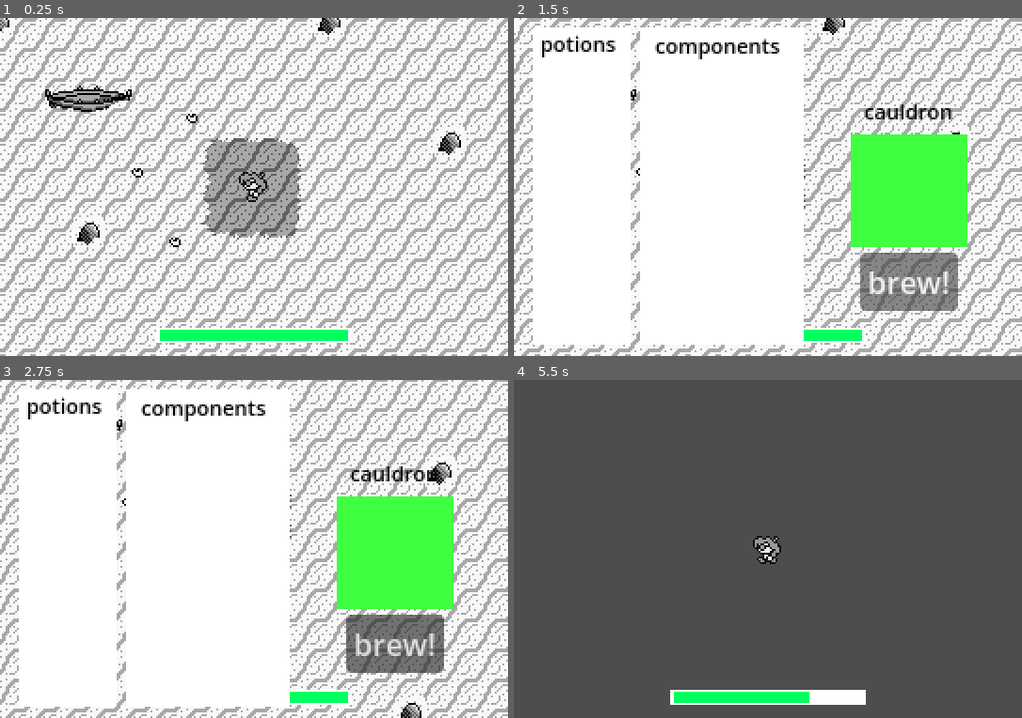
Above: before the commit, frames 1-4 (two rows, left to right).
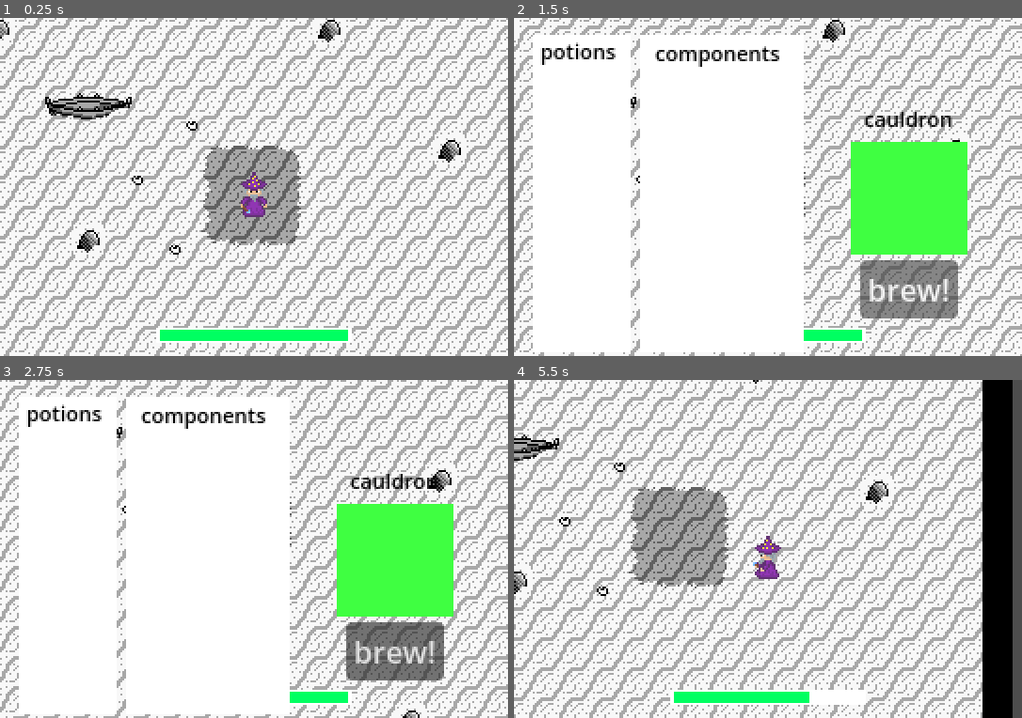
Above: after the commit, the same moments.

Repository: lillbro64/MVP-hackathon
Game: Godot game, scene res://Scenes/gameplay.tscn
Same seed, same stepped clock (60 frames per second), same inputs: the game is played once before the commit and once after it.
Inputs (mouse positions are in pixels of both pictures, inside the frame that each line leads up to):
- Up to frame 1 (0.25 s): no input
- Up to frame 2 (1.5 s): tap Enter at 0.5 s; move the mouse to (879, 170) at 0.52 s; hold D (right) 0.53-1.25 s; tap Space (space) at 0.6 s; click "brew!" at 1.25 s
- Up to frame 3 (2.75 s): tap Space (space) at 2, 2.3 s; move the mouse to (152, 565) at 2.02 s; hold S (down) from 2.03 s (still down); click (152, 565) at 2.1 s
- Up to frame 4 (5.5 s): tap Enter at 2.75, 5 s; move the mouse to (818, 474) at 2.77 s; release S (down) at 2.78 s; hold D (right) 2.78-3.53 s; hold X (run) 2.78-3.53 s; tap Space (space) at 3.05, 3.6, 4.25, 4.35, 5.3 s; move the mouse to (742, 616) at 3.52 s; hold W (up) 3.53-4.28 s; move the mouse to (920, 599) at 4.27 s; hold A (left) from 4.28 s (still down); move the mouse to (615, 498) at 5.02 s; click (615, 498) at 5.1 s

The runs differ from the first frame. In frame 1, 49% of the frame differs, in the area x 0-100%, y 0-100%; in frame 2, 25%; in frame 3, 25%; in frame 4, 95%, in the area x 0-99%, y 0-100%.

Commit message:
erm what the sigma (nothing important)

Diff:
--- /dev/null
+++ b/Components/base_potion.gd
@@ -0,0 +1,7 @@
+extends Resource
+class_name Potion
+
+@export var sprite: String
+@export var value: int
+@export var effects: Array[String]
+@export var s_effect: String
--- a/Scenes/cauld_component.tscn
+++ b/Scenes/cauld_component.tscn
@@ -6,14 +6,24 @@
 [sub_resource type="CircleShape2D" id="CircleShape2D_jmrt5"]
 radius = 4.1231055
 
-[node name="CauldComponent" type="Sprite2D" unique_id=26576875]
-texture = ExtResource("1_xksdv")
+[sub_resource type="CircleShape2D" id="CircleShape2D_sfi5c"]
+radius = 3.1622777
+
+[node name="CauldComponent" type="CharacterBody2D" unique_id=274748752 groups=["c-components"]]
 script = ExtResource("2_jmrt5")
 
-[node name="Area2D" type="Area2D" parent="." unique_id=1591860106]
+[node name="Sprite" type="Sprite2D" parent="." unique_id=26576875 groups=["c-components"]]
+z_index = 10
+texture = ExtResource("1_xksdv")
 
-[node name="CollisionShape2D" type="CollisionShape2D" parent="Area2D" unique_id=1518816384]
+[node name="Area2D" type="Area2D" parent="Sprite" unique_id=1591860106]
+z_index = 1
+
+[node name="CollisionShape2D" type="CollisionShape2D" parent="Sprite/Area2D" unique_id=1518816384]
 shape = SubResource("CircleShape2D_jmrt5")
 
-[connection signal="mouse_entered" from="Area2D" to="." method="_on_area_2d_mouse_entered"]
-[connection signal="mouse_exited" from="Area2D" to="." method="_on_area_2d_mouse_exited"]
+[node name="CollisionShape2D" type="CollisionShape2D" parent="." unique_id=250257017]
+shape = SubResource("CircleShape2D_sfi5c")
+
+[connection signal="mouse_entered" from="Sprite/Area2D" to="." method="_on_area_2d_mouse_entered"]
+[connection signal="mouse_exited" from="Sprite/Area2D" to="." method="_on_area_2d_mouse_exited"]
--- a/Scenes/cauldron_ui.gd
+++ b/Scenes/cauldron_ui.gd
@@ -2,6 +2,7 @@
 
 var component = preload("res://Scenes/cauld_component.tscn")
 var player
+var component_storage: Array[Component]
 
 # Called when the node enters the scene tree for the first time.
 func _ready() -> void:
@@ -14,12 +15,28 @@
 		i.queue_free()
 	for i in ComponentTracker.component_stack:
 		var instance = component.instantiate()
-		instance.texture = load(i.sprite)
+		instance.sprite = i.sprite
+		instance.comp_data = i
+		instance.in_stack = ComponentTracker.component_stack.find(i)
 		instance.position.y = $Control/Control2.position.y + 66 + randi_range(0,148)
 		instance.position.x = $Control/Control2.position.x + 65 + randi_range(0, 80)
-		prints(str($Control/Control2.position))
 		$Control/Control2.add_child.call_deferred(instance)
 
 # Called every frame. 'delta' is the elapsed time since the previous frame.
 func _process(_delta: float) -> void:
 	pass
+
+
+func _on_button_pressed() -> void:
+	prints(str(component_storage))
+
+
+func _on_area_2d_body_entered(body: Node2D) -> void:
+	if body.is_in_group("c-components"):
+		component_storage.append(body.comp_data)
+
+
+
+func _on_component_checker_body_exited(body: Node2D) -> void:
+	if body.is_in_group("c-components"):
+		component_storage.remove_at(component_storage.find(body.comp_data))
--- a/Scenes/cauldron_ui.tscn
+++ b/Scenes/cauldron_ui.tscn
@@ -23,6 +23,13 @@
 size_flags_vertical = 8
 mouse_filter = 2
 script = ExtResource("1_ri8xj")
+
+[node name="ComponentChecker" type="Area2D" parent="." unique_id=1680700161]
+z_index = 10
+position = Vector2(75, 2)
+
+[node name="CollisionShape2D" type="CollisionShape2D" parent="ComponentChecker" unique_id=1886527340]
+shape = SubResource("RectangleShape2D_e36e1")
 
 [node name="Control" type="Control" parent="." unique_id=1238576188]
 layout_mode = 1
@@ -117,12 +124,6 @@
 mouse_filter = 2
 color = Color(0.24705882, 1, 0.25490198, 1)
 
-[node name="Area2D" type="Area2D" parent="Control/ColorRect3" unique_id=1680700161]
-position = Vector2(31, 30)
-
-[node name="CollisionShape2D" type="CollisionShape2D" parent="Control/ColorRect3/Area2D" unique_id=1886527340]
-shape = SubResource("RectangleShape2D_e36e1")
-
 [node name="Label3" type="Label" parent="Control/ColorRect3" unique_id=1241695986]
 layout_mode = 0
 offset_left = 7.0
@@ -151,3 +152,7 @@
 
 [node name="CanvasLayer" type="CanvasLayer" parent="." unique_id=601199690]
 layer = 2
+
+[connection signal="body_entered" from="ComponentChecker" to="." method="_on_area_2d_body_entered"]
+[connection signal="body_exited" from="ComponentChecker" to="." method="_on_component_checker_body_exited"]
+[connection signal="pressed" from="Control/ColorRect3/Button" to="." method="_on_button_pressed"]
--- a/Scenes/player.tscn
+++ b/Scenes/player.tscn
@@ -1,79 +1,106 @@
 [gd_scene format=3 uid="uid://1tl7sn1mrcr7"]
 
 [ext_resource type="Script" uid="uid://bccqd23w3qn2w" path="res://Scripts/player.gd" id="1_onrkg"]
-[ext_resource type="Texture2D" uid="uid://dvwoc440dulje" path="res://PlaceholderAssets/Visuals/GBSabelOverworld1-export.png" id="2_i3pqv"]
+[ext_resource type="Texture2D" uid="uid://s6k5ya5ygna5" path="res://Sprites/Wizard Walk Backward.png" id="2_x3wgy"]
+[ext_resource type="Texture2D" uid="uid://8jktiyl5gnnd" path="res://Sprites/Wizard Walk Forward.png" id="3_3smsa"]
 [ext_resource type="PackedScene" uid="uid://bn6bgp7htt2l5" path="res://Scenes/cauldron_ui.tscn" id="3_6t5aa"]
-
-[sub_resource type="AtlasTexture" id="AtlasTexture_0m7cd"]
-atlas = ExtResource("2_i3pqv")
-region = Rect2(17, 0, 16, 16)
-
-[sub_resource type="AtlasTexture" id="AtlasTexture_2ihbs"]
-atlas = ExtResource("2_i3pqv")
-region = Rect2(68, 0, 16, 16)
-
-[sub_resource type="AtlasTexture" id="AtlasTexture_1qy1k"]
-atlas = ExtResource("2_i3pqv")
-region = Rect2(102, 0, 16, 16)
-
-[sub_resource type="AtlasTexture" id="AtlasTexture_3n40r"]
-atlas = ExtResource("2_i3pqv")
-region = Rect2(136, 0, 16, 16)
-
-[sub_resource type="AtlasTexture" id="AtlasTexture_45aep"]
-atlas = ExtResource("2_i3pqv")
-region = Rect2(0, 0, 16, 16)
-
-[sub_resource type="AtlasTexture" id="AtlasTexture_tyrfw"]
-atlas = ExtResource("2_i3pqv")
-region = Rect2(17, 0, 16, 16)
-
-[sub_resource type="AtlasTexture" id="AtlasTexture_eod45"]
-atlas = ExtResource("2_i3pqv")
-region = Rect2(34, 0, 16, 16)
-
-[sub_resource type="AtlasTexture" id="AtlasTexture_nwk8b"]
-atlas = ExtResource("2_i3pqv")
-region = Rect2(102, 0, 16, 16)
-
-[sub_resource type="AtlasTexture" id="AtlasTexture_x2ust"]
-atlas = ExtResource("2_i3pqv")
-region = Rect2(119, 0, 16, 16)
-
-[sub_resource type="AtlasTexture" id="AtlasTexture_7y1a3"]
-atlas = ExtResource("2_i3pqv")
-region = Rect2(136, 0, 16, 16)
-
-[sub_resource type="AtlasTexture" id="AtlasTexture_eglai"]
-atlas = ExtResource("2_i3pqv")
-region = Rect2(153, 0, 16, 16)
-
-[sub_resource type="AtlasTexture" id="AtlasTexture_m1ld8"]
-atlas = ExtResource("2_i3pqv")
-region = Rect2(51, 0, 16, 16)
-
-[sub_resource type="AtlasTexture" id="AtlasTexture_2em84"]
-atlas = ExtResource("2_i3pqv")
-region = Rect2(68, 0, 16, 16)
-
-[sub_resource type="AtlasTexture" id="AtlasTexture_0kugc"]
-atlas = ExtResource("2_i3pqv")
-region = Rect2(85, 0, 16, 16)
+[ext_resource type="Texture2D" uid="uid://bnks7eo63o30f" path="res://Sprites/Wizard Walk Left.png" id="4_8erm5"]
+[ext_resource type="Texture2D" uid="uid://b0dvf45oi1p84" path="res://Sprites/Wizard Walk Right.png" id="5_f1ek2"]
+
+[sub_resource type="AtlasTexture" id="AtlasTexture_tx1dd"]
+atlas = ExtResource("2_x3wgy")
+region = Rect2(0, 0, 16, 24)
+
+[sub_resource type="AtlasTexture" id="AtlasTexture_gymyn"]
+atlas = ExtResource("3_3smsa")
+region = Rect2(0, 0, 16, 24)
+
+[sub_resource type="AtlasTexture" id="AtlasTexture_pu2lt"]
+atlas = ExtResource("4_8erm5")
+region = Rect2(0, 0, 16, 24)
+
+[sub_resource type="AtlasTexture" id="AtlasTexture_ukyrk"]
+atlas = ExtResource("5_f1ek2")
+region = Rect2(0, 0, 16, 24)
+
+[sub_resource type="AtlasTexture" id="AtlasTexture_7dp3o"]
+atlas = ExtResource("2_x3wgy")
+region = Rect2(0, 0, 16, 24)
+
+[sub_resource type="AtlasTexture" id="AtlasTexture_h4iuc"]
+atlas = ExtResource("2_x3wgy")
+region = Rect2(16, 0, 16, 24)
+
+[sub_resource type="AtlasTexture" id="AtlasTexture_fd4e3"]
+atlas = ExtResource("2_x3wgy")
+region = Rect2(32, 0, 16, 24)
+
+[sub_resource type="AtlasTexture" id="AtlasTexture_qqcod"]
+atlas = ExtResource("2_x3wgy")
+region = Rect2(48, 0, 16, 24)
+
+[sub_resource type="AtlasTexture" id="AtlasTexture_igrcy"]
+atlas = ExtResource("4_8erm5")
+region = Rect2(0, 0, 16, 24)
+
+[sub_resource type="AtlasTexture" id="AtlasTexture_fs7ks"]
+atlas = ExtResource("4_8erm5")
+region = Rect2(16, 0, 16, 24)
+
+[sub_resource type="AtlasTexture" id="AtlasTexture_l6n3p"]
+atlas = ExtResource("4_8erm5")
+region = Rect2(32, 0, 16, 24)
+
+[sub_resource type="AtlasTexture" id="AtlasTexture_olqyp"]
+atlas = ExtResource("4_8erm5")
+region = Rect2(48, 0, 16, 24)
+
+[sub_resource type="AtlasTexture" id="AtlasTexture_wpjfl"]
+atlas = ExtResource("5_f1ek2")
+region = Rect2(0, 0, 16, 24)
+
+[sub_resource type="AtlasTexture" id="AtlasTexture_bi64h"]
+atlas = ExtResource("5_f1ek2")
+region = Rect2(16, 0, 16, 24)
+
+[sub_resource type="AtlasTexture" id="AtlasTexture_2ijsl"]
+atlas = ExtResource("5_f1ek2")
+region = Rect2(32, 0, 16, 24)
+
+[sub_resource type="AtlasTexture" id="AtlasTexture_p1odr"]
+atlas = ExtResource("5_f1ek2")
+region = Rect2(48, 0, 16, 24)
+
+[sub_resource type="AtlasTexture" id="AtlasTexture_0gysh"]
+atlas = ExtResource("3_3smsa")
+region = Rect2(0, 0, 16, 24)
+
+[sub_resource type="AtlasTexture" id="AtlasTexture_vfarp"]
+atlas = ExtResource("3_3smsa")
+region = Rect2(16, 0, 16, 24)
+
+[sub_resource type="AtlasTexture" id="AtlasTexture_y6uwr"]
+atlas = ExtResource("3_3smsa")
+region = Rect2(32, 0, 16, 24)
+
+[sub_resource type="AtlasTexture" id="AtlasTexture_83xs0"]
+atlas = ExtResource("3_3smsa")
+region = Rect2(48, 0, 16, 24)
 
 [sub_resource type="SpriteFrames" id="SpriteFrames_hwi80"]
 animations = [{
 "frames": [{
 "duration": 1.0,
-"texture": SubResource("AtlasTexture_0m7cd")
-}, {
-"duration": 1.0,
-"texture": SubResource("AtlasTexture_2ihbs")
-}, {
-"duration": 1.0,
-"texture": SubResource("AtlasTexture_1qy1k")
-}, {
-"duration": 1.0,
-"texture": SubResource("AtlasTexture_3n40r")
+"texture": SubResource("AtlasTexture_tx1dd")
+}, {
+"duration": 1.0,
+"texture": SubResource("AtlasTexture_gymyn")
+}, {
+"duration": 1.0,
+"texture": SubResource("AtlasTexture_pu2lt")
+}, {
+"duration": 1.0,
+"texture": SubResource("AtlasTexture_ukyrk")
 }],
 "loop": true,
 "name": &"default",
@@ -81,16 +108,16 @@
 }, {
 "frames": [{
 "duration": 1.0,
-"texture": SubResource("AtlasTexture_45aep")
-}, {
-"duration": 1.0,
-"texture": SubResource("AtlasTexture_tyrfw")
-}, {
-"duration": 1.0,
-"texture": SubResource("AtlasTexture_eod45")
-}, {
-"duration": 1.0,
-"texture": SubResource("AtlasTexture_tyrfw")
+"texture": SubResource("AtlasTexture_7dp3o")
+}, {
+"duration": 1.0,
+"texture": SubResource("AtlasTexture_h4iuc")
+}, {
+"duration": 1.0,
+"texture": SubResource("AtlasTexture_fd4e3")
+}, {
+"duration": 1.0,
+"texture": SubResource("AtlasTexture_qqcod")
 }],
 "loop": true,
 "name": &"walk_down",
@@ -98,10 +125,16 @@
 }, {
 "frames": [{
 "duration": 1.0,
-"texture": SubResource("AtlasTexture_nwk8b")
-}, {
-"duration": 1.0,
-"texture": SubResource("AtlasTexture_x2ust")
+"texture": SubResource("AtlasTexture_igrcy")
+}, {
+"duration": 1.0,
+"texture": SubResource("AtlasTexture_fs7ks")
+}, {
+"duration": 1.0,
+"texture": SubResource("AtlasTexture_l6n3p")
+}, {
+"duration": 1.0,
+"texture": SubResource("AtlasTexture_olqyp")
 }],
 "loop": true,
 "name": &"walk_left",
@@ -109,10 +142,16 @@
 }, {
 "frames": [{
 "duration": 1.0,
-"texture": SubResource("AtlasTexture_7y1a3")
-}, {
-"duration": 1.0,
-"texture": SubResource("AtlasTexture_eglai")
+"texture": SubResource("AtlasTexture_wpjfl")
+}, {
+"duration": 1.0,
+"texture": SubResource("AtlasTexture_bi64h")
+}, {
+"duration": 1.0,
+"texture": SubResource("AtlasTexture_2ijsl")
+}, {
+"duration": 1.0,
+"texture": SubResource("AtlasTexture_p1odr")
 }],
 "loop": true,
 "name": &"walk_right",
@@ -120,16 +159,16 @@
 }, {
 "frames": [{
 "duration": 1.0,
-"texture": SubResource("AtlasTexture_m1ld8")
-}, {
-"duration": 1.0,
-"texture": SubResource("AtlasTexture_2em84")
-}, {
-"duration": 1.0,
-"texture": SubResource("AtlasTexture_0kugc")
-}, {
-"duration": 1.0,
-"texture": SubResource("AtlasTexture_2em84")
+"texture": SubResource("AtlasTexture_0gysh")
+}, {
+"duration": 1.0,
+"texture": SubResource("AtlasTexture_vfarp")
+}, {
+"duration": 1.0,
+"texture": SubResource("AtlasTexture_y6uwr")
+}, {
+"duration": 1.0,
+"texture": SubResource("AtlasTexture_83xs0")
 }],
 "loop": true,
 "name": &"walk_up",
@@ -142,9 +181,8 @@
 script = ExtResource("1_onrkg")
 
 [node name="AnimatedSprite2D" type="AnimatedSprite2D" parent="." unique_id=954142346]
-position = Vector2(-8, -8)
+position = Vector2(-8, -12)
 sprite_frames = SubResource("SpriteFrames_hwi80")
-animation = &"walk_left"
 centered = false
 
 [node name="Camera2D" type="Camera2D" parent="AnimatedSprite2D" unique_id=1916039330]
@@ -182,7 +220,7 @@
 offset_right = -40.0
 offset_bottom = -40.0
 
-[node name="CanvasLayer" parent="AnimatedSprite2D/Camera2D/UIHandler/CauldronUI" index="1" unique_id=601199690]
+[node name="CanvasLayer" parent="AnimatedSprite2D/Camera2D/UIHandler/CauldronUI" index="2" unique_id=601199690]
 visible = false
 
 [node name="CollisionShape2D" type="CollisionShape2D" parent="." unique_id=1967057914]
--- a/Scripts/Globals/component_tracker.gd
+++ b/Scripts/Globals/component_tracker.gd
@@ -7,5 +7,5 @@
 var player_value = 0
 var player_health = 100
 var player_stam_max = 100
-var player_speed_mod = 100
+var player_speed_mod = 2
 var player_strength = 0
--- /dev/null
+++ b/Scripts/Globals/potion_brewer.gd
@@ -0,0 +1,11 @@
+extends Node
+
+
+# Called when the node enters the scene tree for the first time.
+func _ready() -> void:
+	pass # Replace with function body.
+
+
+# Called every frame. 'delta' is the elapsed time since the previous frame.
+func _process(delta: float) -> void:
+	pass
--- a/Scripts/cauld_component.gd
+++ b/Scripts/cauld_component.gd
@@ -1,13 +1,14 @@
-extends Sprite2D
+extends Node2D
 
 var mouse_in = false
 var holding = false
+var sprite: String
 @export var comp_data: Component
 @export var in_stack: int
 
 # Called when the node enters the scene tree for the first time.
 func _ready() -> void:
-	pass # Replace with function body.
+	$Sprite.texture = load(sprite)
 
 
 # Called every frame. 'delta' is the elapsed time since the previous frame.
@@ -22,7 +23,6 @@
 
 func _on_area_2d_mouse_entered() -> void:
 	mouse_in = true
-	prints("yooooo")
 
 
 func _on_area_2d_mouse_exited() -> void:
--- a/Scripts/player.gd
+++ b/Scripts/player.gd
@@ -29,7 +29,7 @@
 			can_move = true
 	else:
 		if Input.is_action_just_pressed("space"):
-			$AnimatedSprite2D/Camera2D/UIHandler/CauldronUI/Control.global_position = self.global_position
+			$AnimatedSprite2D/Camera2D/UIHandler/CauldronUI.global_position = self.global_position
 			$AnimatedSprite2D/Camera2D/UIHandler/CauldronUI.visible = true
 			$AnimatedSprite2D/Camera2D/UIHandler/CauldronUI.create_components()
 			can_move = false
--- a/project.godot
+++ b/project.godot
@@ -30,6 +30,7 @@
 [global_group]
 
 player=""
+c-components=""
 
 [input]
 
Not shown, added: Components/base_potion.gd.uid
Not shown, added: Scripts/Globals/potion_brewer.gd.uid
Not shown, added: Sprites/Cauldron.png.import
Not shown, added: Sprites/Empty Potion.png.import
Not shown, added: Sprites/Health Potion.png.import
Not shown, added: Sprites/Mana Potion.png.import
Not shown, added: Sprites/Medicine Potion.png.import
Not shown, added: Sprites/Mundane Potion.png.import
Not shown, added: Sprites/Poison Potion.png.import
Not shown, added: Sprites/Speed Potion.png.import
Not shown, added: Sprites/Stamina Potion.png.import
Not shown, added: Sprites/Wizard Walk Backward.png.import
(and 4 more such lines)
